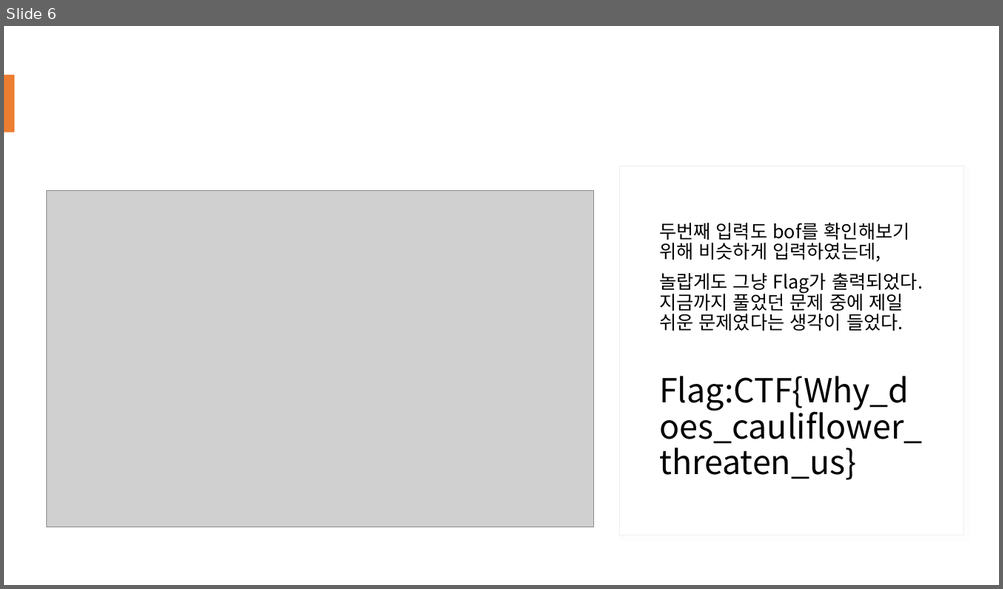
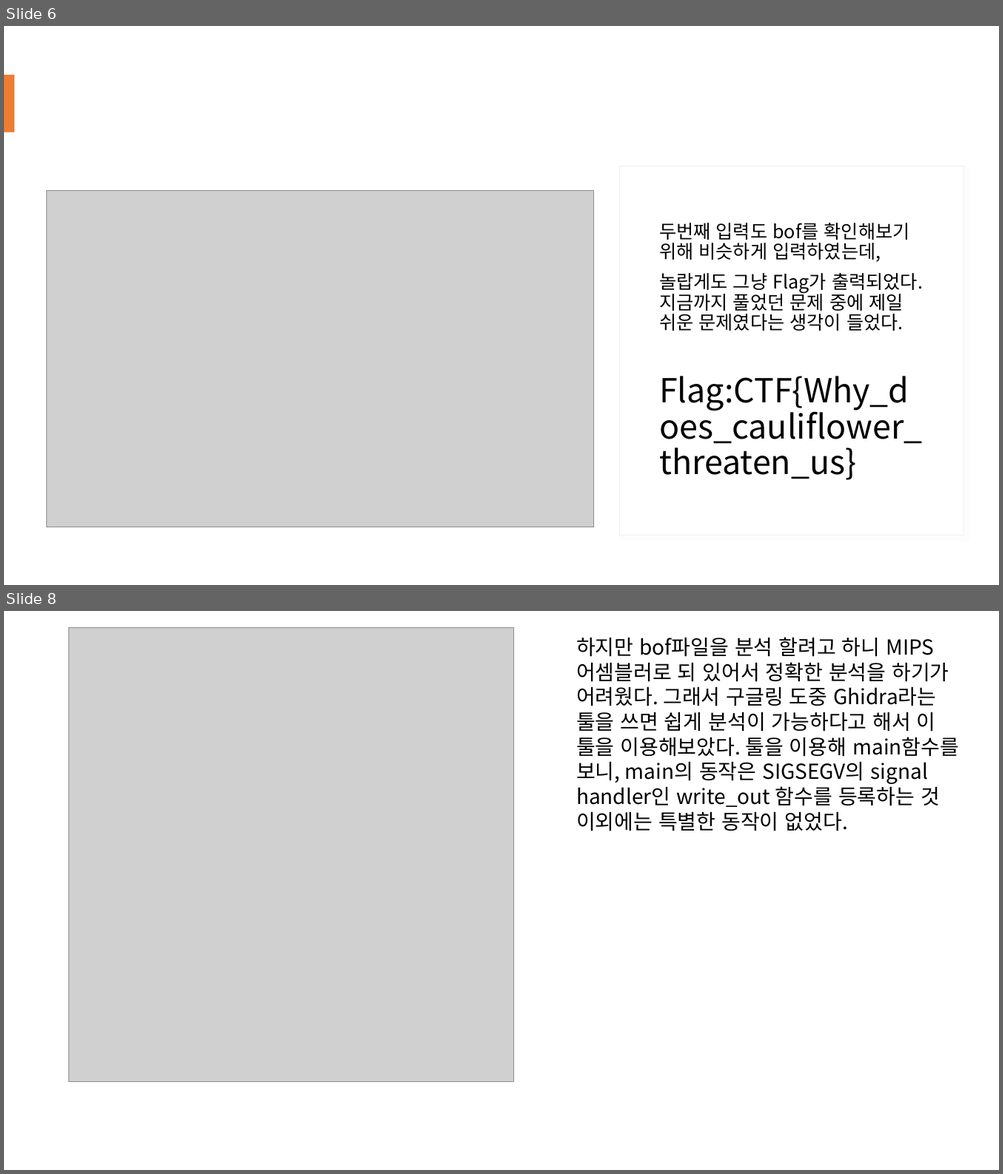
Before and after one commit to WinterMute1000/MyArchive, a slide deck: Google CTF for beginner 2019/Stop GAN.pptx. Shown one above the other, each under a label of ours: slide 6 before the commit, slides 6 and 8 after it; the slides between them are not shown. The pictures are 1003x589 and 1003x1174 pixels, drawn with LibreOffice and Linux fonts; fonts in the diff are those of the drawing; grey boxes stand for pictures. Boxes give left, top, right and bottom in pixels: in the first picture for what was removed or moved away, otherwise in the second. Text is boxed around its words. In the diff, an @@ line names an element or a change of style, - is before the commit and + after.

```diff
--- a/Google CTF for beginner 2019/Stop GAN.pptx
+++ b/Google CTF for beginner 2019/Stop GAN.pptx
@@ slide 8 added at [4, 611, 999, 1170], background #FFFFFF @@
@@ picture added at [69, 627, 514, 1082] @@
@@ text added at [576, 637, 959, 832], 20 pt, text #000000 @@
+  하지만 bof파일을 분석 할려고 하니 MIPS 어셈블러로 되 있어서 정확한 분석을 하기가 어려웠다. 그래서 구글링 도중 Ghidra라는 툴을 쓰면 쉽게 분석이 가능하다고 해서 이 툴을 이용해보았다. 툴을 이용해 main함수를 보니, main의 동작은 SIGSEGV의 signal handler인 write_out 함수를 등록하는 것 이외에는 특별한 동작이 없었다.
```
Also in this commit, not shown: 1 slide changed, 3 other slides added.
